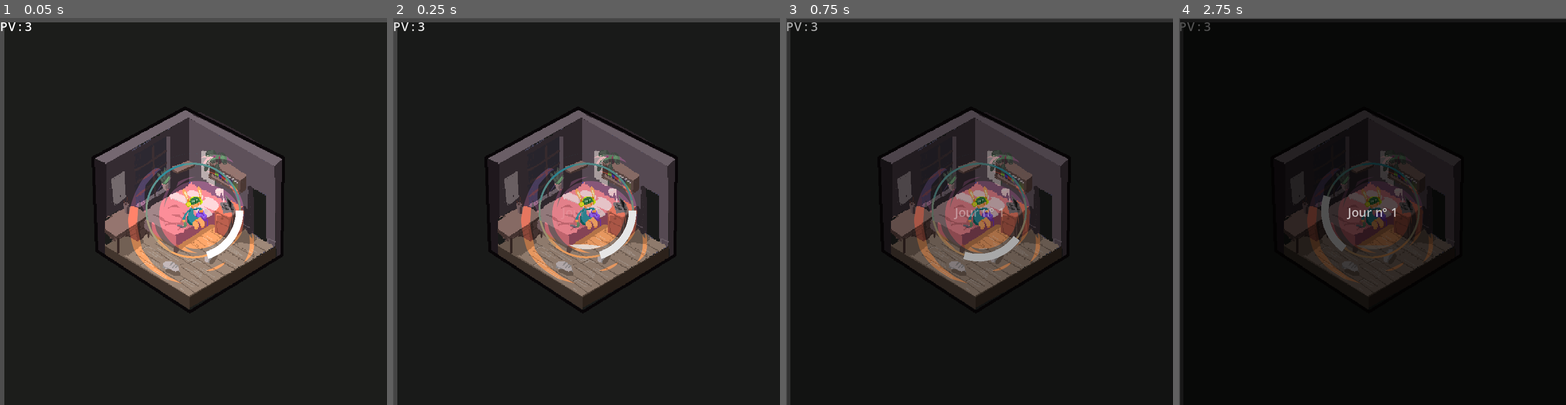
Above: before the commit, frames 1-4 (left to right).
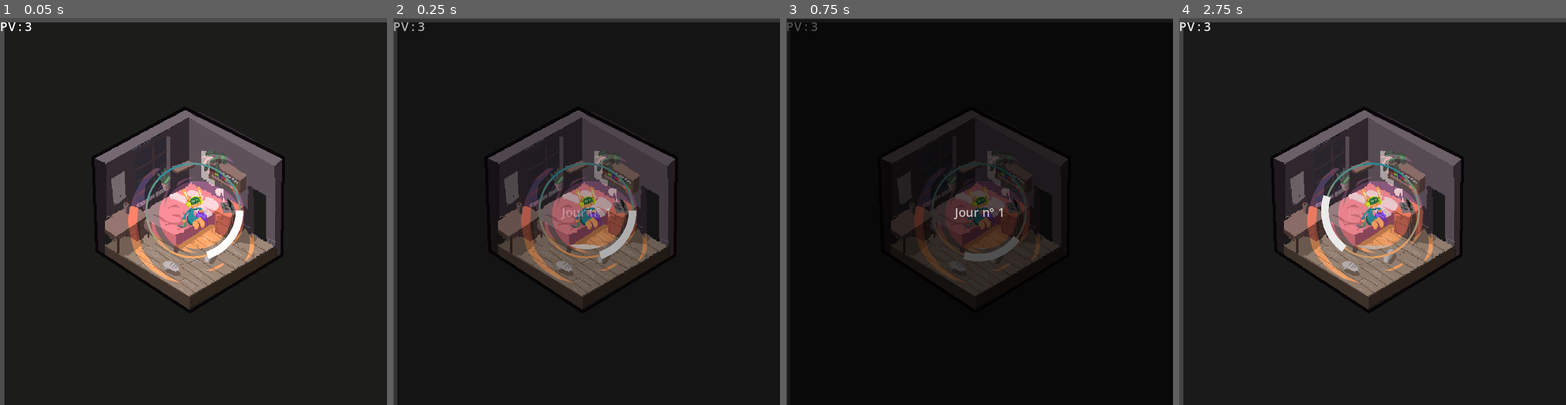
Above: after the commit, the same moments.

Repository: Zacharieg/socialBubble
Game: Godot game, scene res://scenes/game.tscn
The game is run twice, just before and just after one commit, with the same random seed, the same clock (stepped at 60 frames per second) and the same inputs.
Inputs:
- Up to frame 1 (0.05 s): no input
- Up to frame 2 (0.25 s): no input
- Up to frame 3 (0.75 s): tap Enter at 0.5 s; hold D (right) from 0.53 s (still down); hold Space (action) from 0.53 s (still down)
- Up to frame 4 (2.75 s): release D (right) at 1.28 s; release Space (action) at 1.28 s; hold A (left) 1.28-2.03 s; tap Space (action) at 1.35 s; hold D (right) from 2.03 s (still down); hold Space (action) from 2.03 s (still down)

Frame 1 is identical in both runs. In frame 2, 9.3% of the frame differs, in the area x 0-73%, y 1-73%; in frame 3, 14%; in frame 4, 19%, in the area x 0-100%, y 0-100%.

Commit message:
Game over screen

Diff:
--- a/scenes/game.tscn
+++ b/scenes/game.tscn
@@ -1,13 +1,15 @@
-[gd_scene load_steps=13 format=3 uid="uid://dn506tw3f4unj"]
+[gd_scene load_steps=18 format=3 uid="uid://dn506tw3f4unj"]
 
 [ext_resource type="Script" path="res://scripts/level.gd" id="1_ap1hq"]
 [ext_resource type="PackedScene" uid="uid://ix2oq52a3tjn" path="res://objects/character.tscn" id="1_hh7su"]
+[ext_resource type="Script" path="res://scripts/game.gd" id="1_i7wcn"]
 [ext_resource type="Texture2D" uid="uid://cyf0a1rydt22j" path="res://ressources/Chambre.png" id="3_7ka2y"]
 [ext_resource type="Script" path="res://scripts/ennemySpawner.gd" id="3_p7uip"]
 [ext_resource type="Shader" path="res://scripts/sad.gdshader" id="5_bfbvu"]
 [ext_resource type="Texture2D" uid="uid://w4btp0kdyslx" path="res://ressources/black_screen.png" id="5_ycsj1"]
 [ext_resource type="Texture2D" uid="uid://jufifqtyo537" path="res://ressources/01_Justin.png" id="6_cli5u"]
 [ext_resource type="Texture2D" uid="uid://bs6com8xioine" path="res://ressources/vortex.png" id="6_ye1j6"]
+[ext_resource type="Script" path="res://scripts/foreground.gd" id="9_8a5hv"]
 
 [sub_resource type="ShaderMaterial" id="ShaderMaterial_v0f0t"]
 shader = ExtResource("5_bfbvu")
@@ -32,7 +34,7 @@
 
 [sub_resource type="Animation" id="Animation_uu2vu"]
 resource_name = "new_day"
-length = 5.0
+length = 3.0
 tracks/0/type = "value"
 tracks/0/imported = false
 tracks/0/enabled = true
@@ -40,7 +42,7 @@
 tracks/0/interp = 1
 tracks/0/loop_wrap = true
 tracks/0/keys = {
-"times": PackedFloat32Array(0.0333334, 1.43333, 3.66667, 4.9),
+"times": PackedFloat32Array(0.0333334, 0.466667, 2.23333, 2.8),
 "transitions": PackedFloat32Array(1, 1, 1, 1),
 "update": 0,
 "values": [Color(1, 1, 1, 0), Color(1, 1, 1, 0.686275), Color(1, 1, 1, 0.686275), Color(1, 1, 1, 0)]
@@ -52,7 +54,45 @@
 "new_day": SubResource("Animation_uu2vu")
 }
 
+[sub_resource type="Animation" id="Animation_phmh6"]
+resource_name = "game_over"
+length = 2.0
+tracks/0/type = "value"
+tracks/0/imported = false
+tracks/0/enabled = true
+tracks/0/path = NodePath(".:modulate")
+tracks/0/interp = 1
+tracks/0/loop_wrap = true
+tracks/0/keys = {
+"times": PackedFloat32Array(0, 1.93333),
+"transitions": PackedFloat32Array(1, 1),
+"update": 0,
+"values": [Color(1, 1, 1, 0), Color(1, 1, 1, 1)]
+}
+
+[sub_resource type="Animation" id="Animation_laf8i"]
+length = 0.001
+tracks/0/type = "value"
+tracks/0/imported = false
+tracks/0/enabled = true
+tracks/0/path = NodePath(".:modulate")
+tracks/0/interp = 1
+tracks/0/loop_wrap = true
+tracks/0/keys = {
+"times": PackedFloat32Array(0),
+"transitions": PackedFloat32Array(1),
+"update": 0,
+"values": [Color(1, 1, 1, 1)]
+}
+
+[sub_resource type="AnimationLibrary" id="AnimationLibrary_kltvp"]
+_data = {
+"RESET": SubResource("Animation_laf8i"),
+"game_over": SubResource("Animation_phmh6")
+}
+
 [node name="game" type="Node2D"]
+script = ExtResource("1_i7wcn")
 
 [node name="ennemy_spawner" type="Node2D" parent="."]
 script = ExtResource("3_p7uip")
@@ -86,11 +126,17 @@
 [node name="foreground" type="Sprite2D" parent="ui"]
 position = Vector2(257, 257)
 texture = ExtResource("5_ycsj1")
+script = ExtResource("9_8a5hv")
 
 [node name="AnimationPlayer" type="AnimationPlayer" parent="ui/foreground"]
 root_node = NodePath("../../..")
 libraries = {
 "": SubResource("AnimationLibrary_b7gk8")
+}
+
+[node name="AnimationPlayer2" type="AnimationPlayer" parent="ui/foreground"]
+libraries = {
+"": SubResource("AnimationLibrary_kltvp")
 }
 
 [node name="day_label" type="Label" parent="ui/foreground"]
@@ -111,3 +157,4 @@
 vertical_alignment = 1
 
 [connection signal="animation_finished" from="ui/foreground/AnimationPlayer" to="ennemy_spawner" method="_on_animation_player_animation_finished"]
+[connection signal="animation_finished" from="ui/foreground/AnimationPlayer2" to="character" method="_on_animation_player_2_animation_finished"]
--- a/scripts/character.gd
+++ b/scripts/character.gd
@@ -49,7 +49,6 @@
 	ennemy.die(perfect_stop)
 
 func stop_perfect():
-	print("stop perfect")
 	if capacity.capacity_current_cooldown > 0.:
 		capacity.capacity_current_cooldown -= capacity.TIME_GAINED_WHEN_PERFECT
 		print(capacity.capacity_current_cooldown)
@@ -57,15 +56,33 @@
 func hurt(ennemy : Ennemy):
 	life -= 1
 	get_tree().get_root().get_node("game/ui/VBoxContainer/life_label").text = str("PV : ", life)
-	if life == 0:game_over()
+	if life == 0:game_over_animation()
 	$bubble/bubble_sprite.rotation = ennemy.rotation
 	$bubble/bubble_sprite.play("impact")
 	await $bubble/bubble_sprite.animation_finished
 	$bubble/bubble_sprite.play("default")
 
-func game_over():
-	get_tree().quit()
+func game_over_animation():
+
+	# Mettre en pause le spawner et le timer de la journée
+	get_tree().get_root().get_node("game/ennemy_spawner").pause_spawner()
+	get_tree().get_root().get_node("game/level").day_timer.stop()
+
+	get_tree().get_root().get_node("game/ui/foreground/AnimationPlayer").play("RESET")
+	get_tree().get_root().get_node("game/ui/foreground/AnimationPlayer").stop()
+	get_tree().get_root().get_node("game/ui/foreground/day_label").text = "Vous avez perdu"
+	get_tree().get_root().get_node("game/ui/foreground/AnimationPlayer2").play("game_over")
+
+#func game_over():
+	#get_tree().quit()
+
 
 func _on_area_entered(area: Area2D) -> void:
 	if area is Ennemy:
 		hit_ennemy(area)
+
+# Lance la fonction game_over une fois que l'animation game over est terminée
+func _on_animation_player_2_animation_finished(_anim_name: StringName) -> void:
+	get_tree().get_root().get_node("game/ui/foreground").game_over_anim_finished = true
+	#game_over()
+	pass # Replace with function body.
--- /dev/null
+++ b/scripts/foreground.gd
@@ -0,0 +1,15 @@
+extends Sprite2D
+
+var game_over_anim_finished = false
+
+# Called when the node enters the scene tree for the first time.
+func _ready() -> void:
+	pass # Replace with function body.
+
+# Appuyer sur n'importe quelle touche relance le jeu
+func _unhandled_input(event):
+	if game_over_anim_finished :
+		print("en attente d'action après game over")
+		if event is InputEventKey:
+			get_tree().get_root().get_node("game").restart_game()
+			game_over_anim_finished = false
--- /dev/null
+++ b/scripts/game.gd
@@ -0,0 +1,11 @@
+extends Node2D
+
+
+func restart_game():
+	# Réinitialisez ici toutes les variables nécessaires
+	# Par exemple :
+	#score = 0
+	#player_health = 100
+
+	# Rechargez la scène principale
+	get_tree().reload_current_scene()
Not shown: 1 places in objects/character.tscn that only renumber resources
